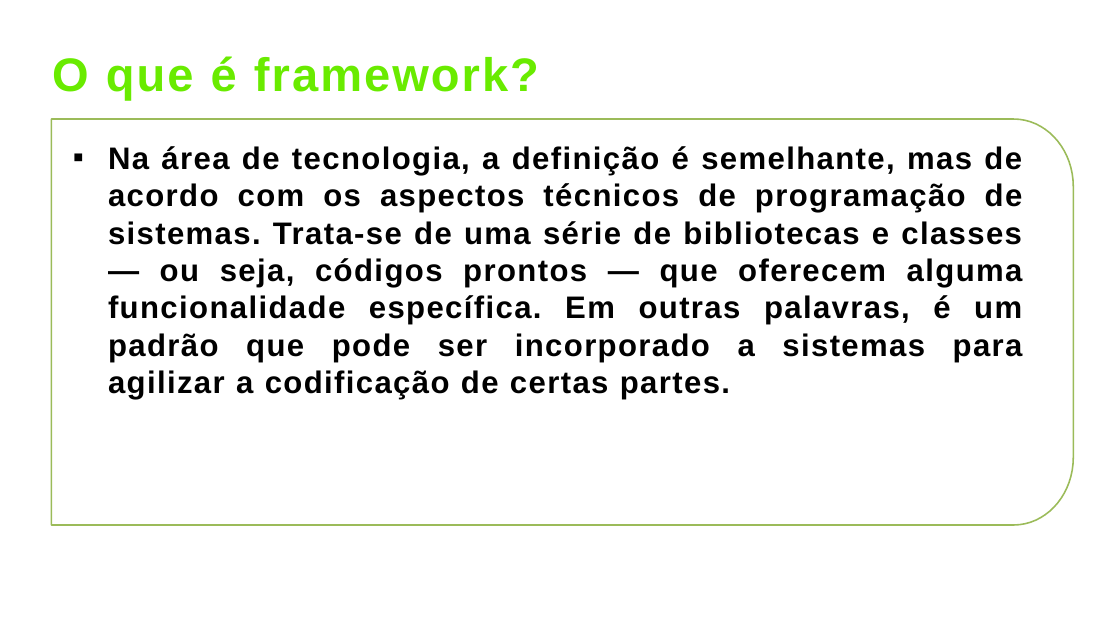
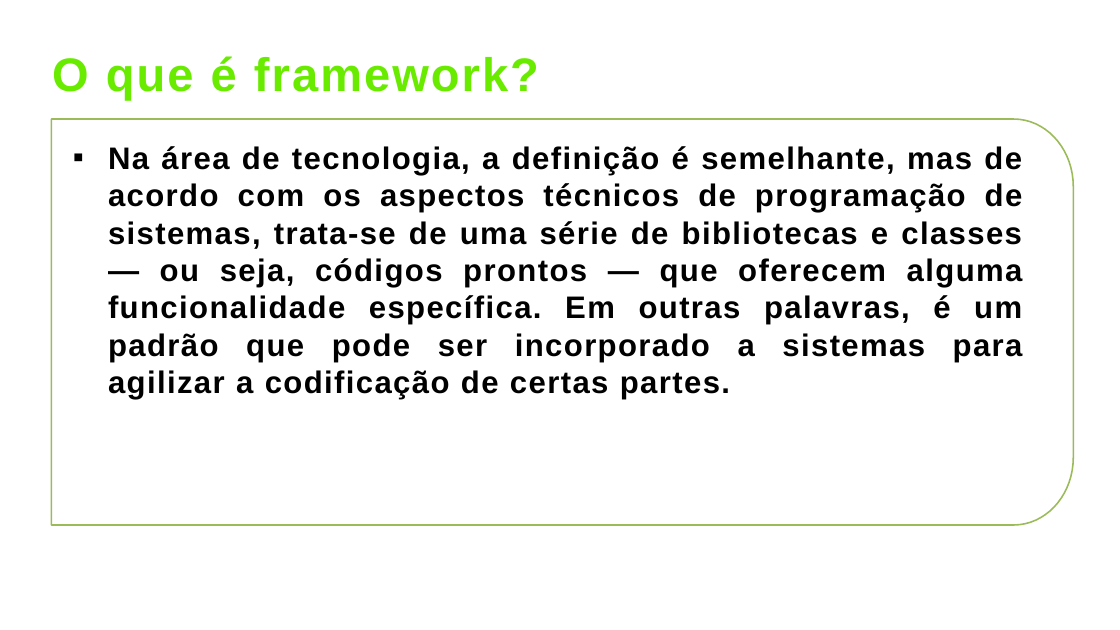
Before and after one commit to lsantoss/Treinamentos, a slide deck: slide 3 of #00 - Material de Apoio/00 - Fundamentos de C#/02 - Frameworks/PPTs/01 - Frameworks.pptx. Drawn at 1120x630 pixels with LibreOffice and Linux fonts; fonts in the diff are those of the drawing; background and template pictures are left out. Boxes give left, top, right and bottom in pixels: in the first picture for what was removed or moved away, otherwise in the second. Text is boxed around its words. In the diff, an @@ line names an element or a change of style, - is before the commit and + after.

```diff
--- a/#00 - Material de Apoio/00 - Fundamentos de C#/02 - Frameworks/PPTs/01 - Frameworks.pptx
+++ b/#00 - Material de Apoio/00 - Fundamentos de C#/02 - Frameworks/PPTs/01 - Frameworks.pptx
@@ text at box(108, 146, 1023, 399): text changed @@
-▪ Na área de tecnologia, a definição é semelhante, mas de acordo com os aspectos técnicos de programação de sistemas. Trata-se de uma série de bibliotecas e classes — ou seja, códigos prontos — que oferecem alguma funcionalidade específica. Em outras palavras, é um padrão que pode ser incorporado a sistemas para agilizar a codificação de certas partes.
+▪ Na área de tecnologia, a definição é semelhante, mas de acordo com os aspectos técnicos de programação de sistemas, trata-se de uma série de bibliotecas e classes — ou seja, códigos prontos — que oferecem alguma funcionalidade específica. Em outras palavras, é um padrão que pode ser incorporado a sistemas para agilizar a codificação de certas partes.
```
Also in this commit, not shown: 23 other files.
